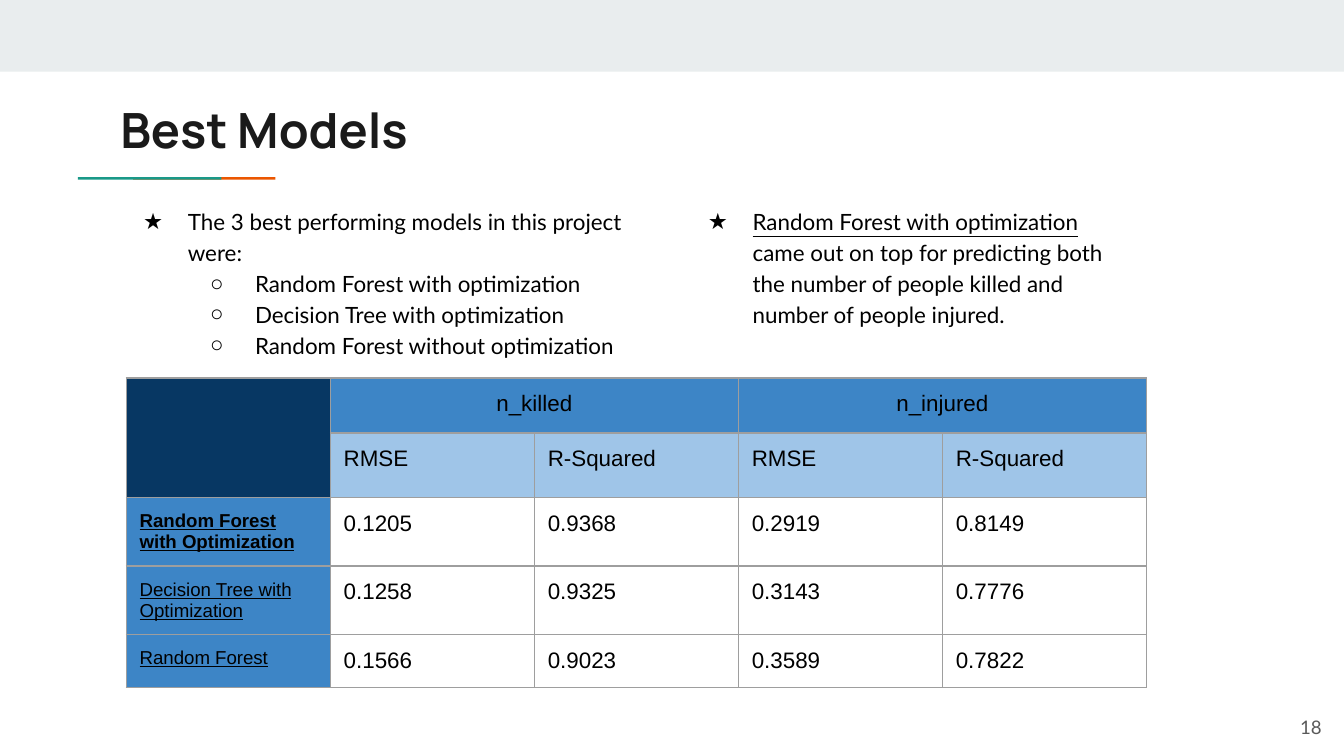
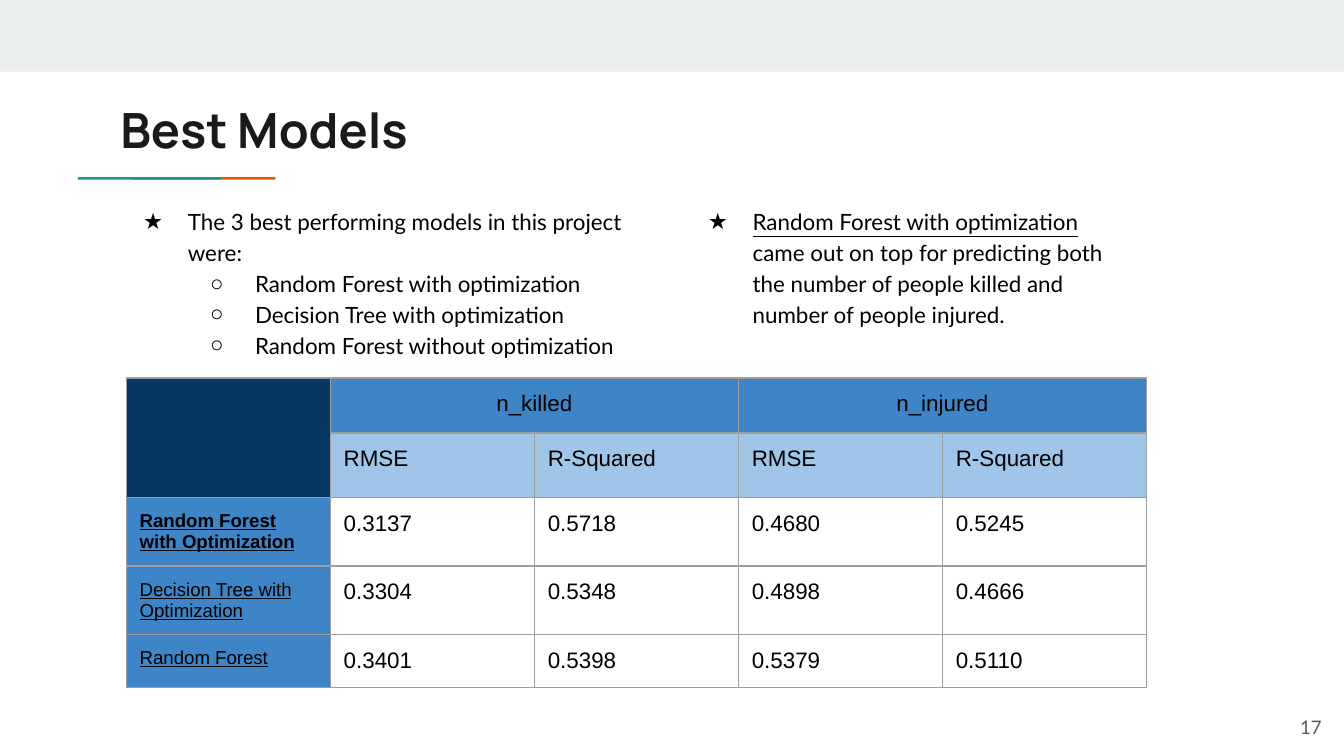
Before and after one commit to nysportsfan/Gun-Violence-in-the-US, a slide deck: slide 17 of Final_Presentation/06_gun_violence_presentation.pptx (slide 18 before the commit). Drawn at 1344x756 pixels with LibreOffice and Linux fonts; fonts in the diff are those of the drawing. Boxes give left, top, right and bottom in pixels: in the first picture for what was removed or moved away, otherwise in the second. Text is boxed around its words. In the diff, an @@ line names an element or a change of style, - is before the commit and + after.

```diff
--- a/Final_Presentation/06_gun_violence_presentation.pptx
+++ b/Final_Presentation/06_gun_violence_presentation.pptx
@@ table at <box>126,378,1148,756</box> @@
-row 3: Random Forest with Optimization | 0.1205 | 0.9368 | 0.2919 | 0.8149
+row 3: Random Forest with Optimization | 0.3137 | 0.5718 | 0.4680 | 0.5245
-row 4: Decision Tree with Optimization | 0.1258 | 0.9325 | 0.3143 | 0.7776
+row 4: Decision Tree with Optimization | 0.3304 | 0.5348 | 0.4898 | 0.4666
-row 5: Random Forest | 0.1566 | 0.9023 | 0.3589 | 0.7822
+row 5: Random Forest | 0.3401 | 0.5398 | 0.5379 | 0.5110
@@ page number at <box>1300,720,1322,734</box>: text changed @@
-18
+17
```
Also in this commit, not shown: 6 other slides changed, 1 slide added, 2 slides removed, 1 other file.
